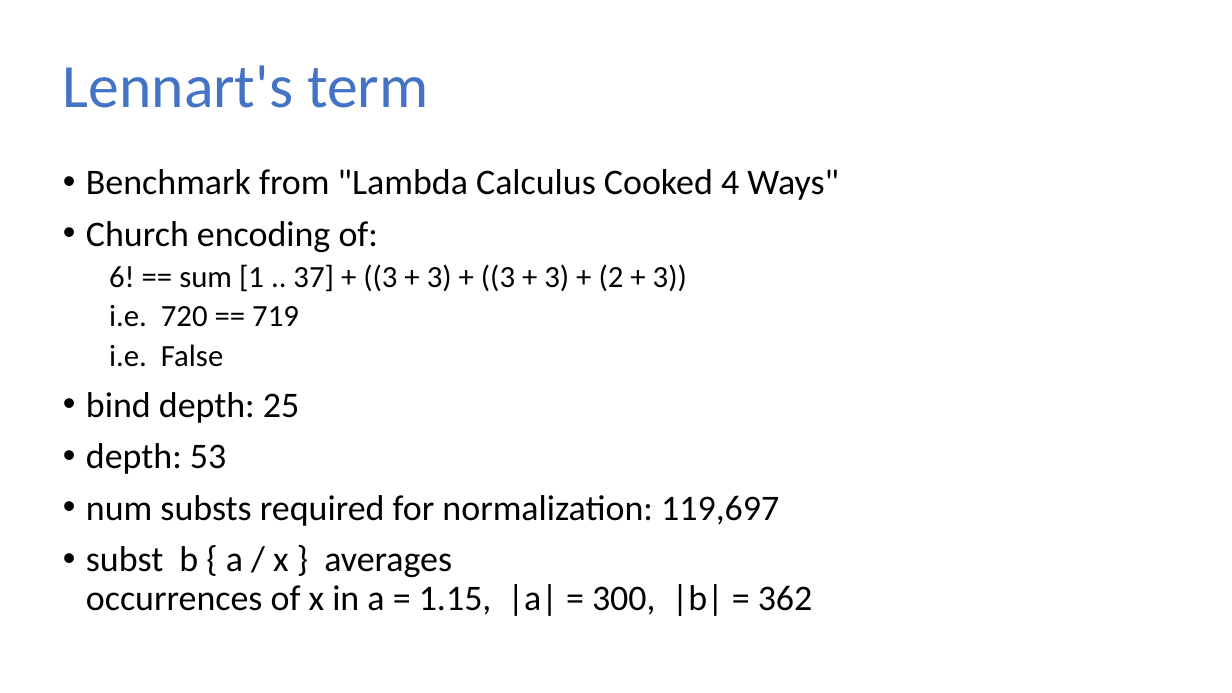
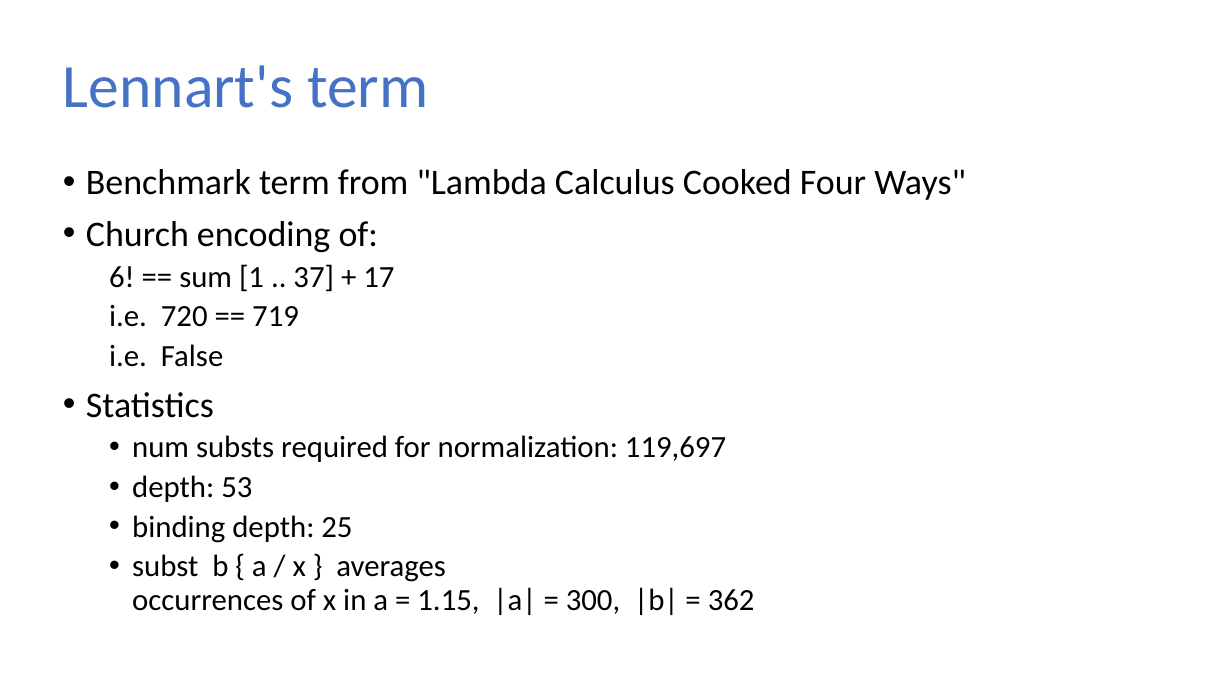
Before and after one commit to sweirich/lambda-n-ways, a slide deck: slide 30 of plclub-2021.pptx (slide 24 before the commit). Drawn at 1232x693 pixels with LibreOffice and Linux fonts; fonts in the diff are those of the drawing. Boxes give left, top, right and bottom in pixels: in the first picture for what was removed or moved away, otherwise in the second. Text is boxed around its words. In the diff, an @@ line names an element or a change of style, - is before the commit and + after.

```diff
--- a/plclub-2021.pptx
+++ b/plclub-2021.pptx
@@ text at [86,169,966,200]: text changed @@
-• Benchmark from "Lambda Calculus Cooked 4 Ways"
+• Benchmark term from "Lambda Calculus Cooked Four Ways"
@@ text at [109,264,394,292]: text changed @@
-  6! == sum [1 .. 37] + ((3 + 3) + ((3 + 3) + (2 + 3))
+  6! == sum [1 .. 37] + 17
@@ text at [86,392,726,462]: text changed; size 21 to 18 pt @@
-• bind depth: 25
+• Statistics
+  • num substs required for normalization: 119,697
@@ text at [132,475,755,615]: size 21 to 18 pt in "depth: 53", "subst b { a / x } ..."; list level 1 to 2 in "depth: 53"; list level 1 to 2 in "subst b { a / ..." @@
@@ text at [132,515,352,543]: text changed; size 21 to 18 pt @@
-• num substs required for normalization: 119,697
+  • binding depth: 25
```
Also in this commit, not shown: 9 other slides changed, 14 slides added, 24 other files.
